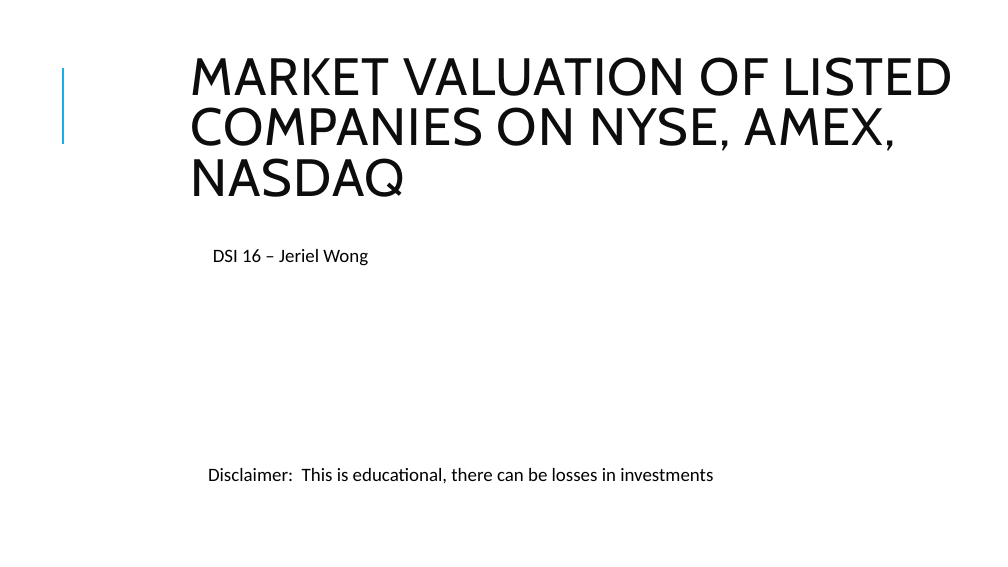
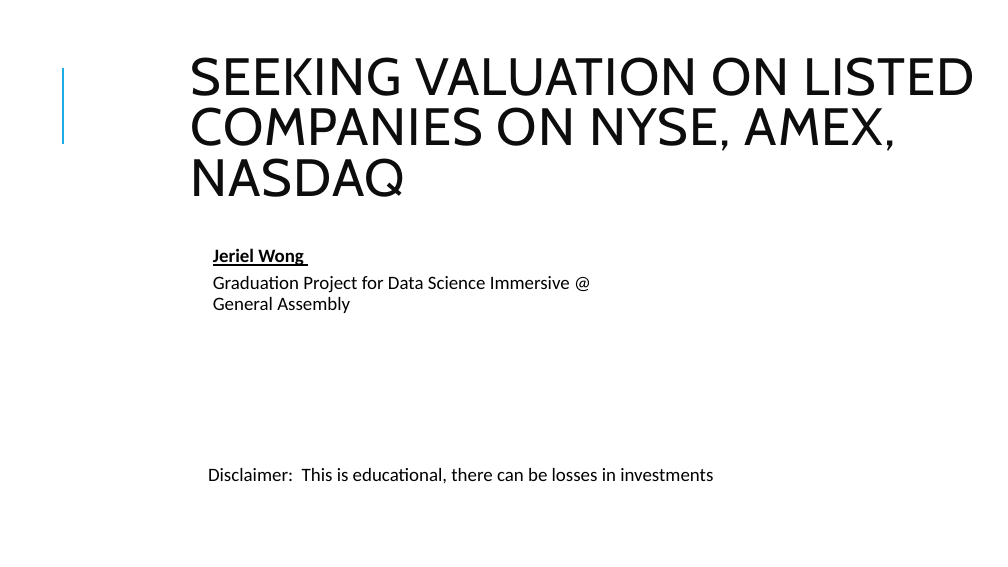
Before and after one commit to jerielwong/dsiPROJECTS, a slide deck: slide 1 of project capstone/Seeking Valuation in US listed companies.pptx. Drawn at 1008x567 pixels with LibreOffice and Linux fonts; fonts in the diff are those of the drawing. Boxes give left, top, right and bottom in pixels: in the first picture for what was removed or moved away, otherwise in the second. Text is boxed around its words. In the diff, an @@ line names an element or a change of style, - is before the commit and + after.

```diff
--- a/project capstone/Seeking Valuation in US listed companies.pptx
+++ b/project capstone/Seeking Valuation in US listed companies.pptx
@@ title at box(191, 57, 975, 197): text changed @@
-MARKET VALUATION OF LISTED COMPANIES ON NYSE, AMEX, NASDAQ
+SEEKING VALUATION ON LISTED COMPANIES ON NYSE, AMEX, NASDAQ
@@ text at box(213, 248, 570, 313): text changed @@
-    DSI 16 – Jeriel Wong
+    Jeriel Wong
+    Graduation Project for Data Science Immersive @ General Assembly
```
Also in this commit, not shown: 12 other slides changed, 1 slide removed, 2 other files.
